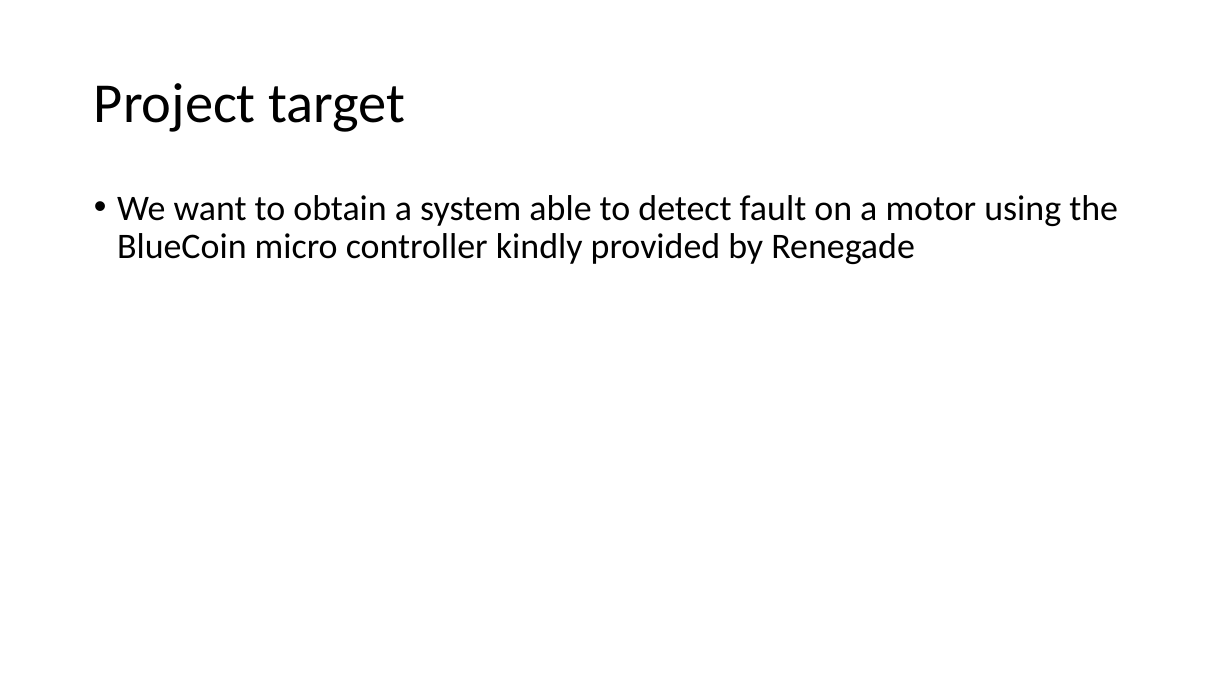
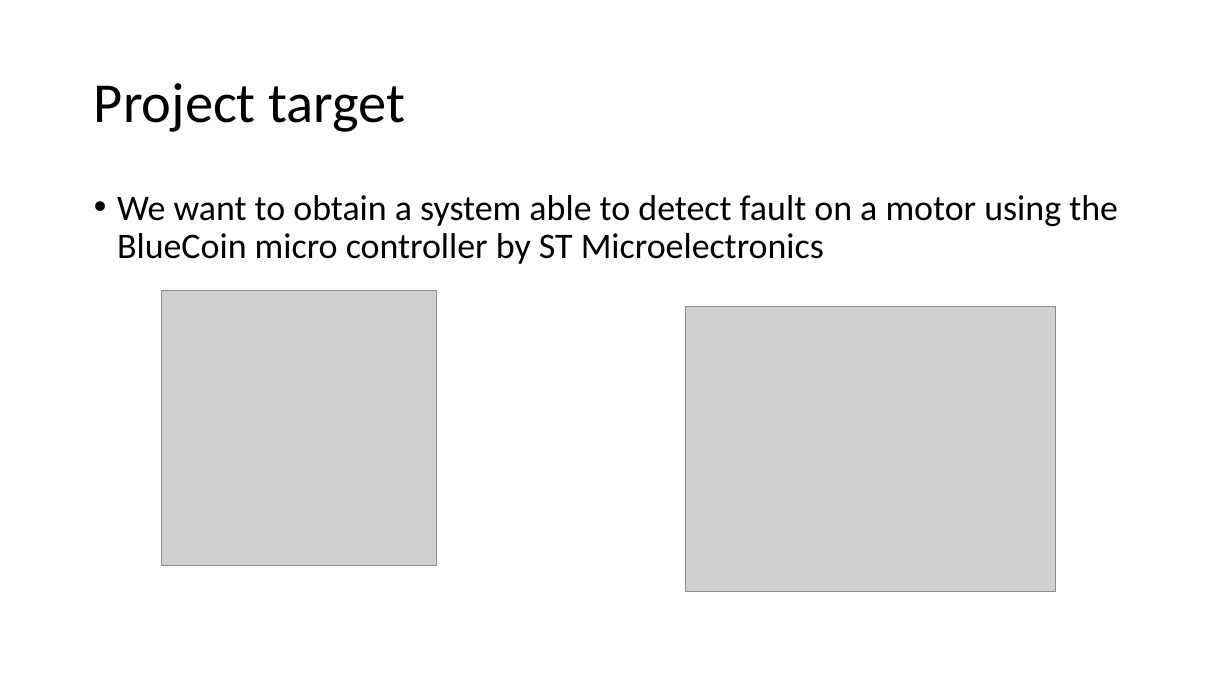
Before and after one commit to urzino/FanMonitoringBlueCoin, a slide deck: slide 2 of Pervasive_presentation_Milestone1_group8.pptx. Drawn at 1232x693 pixels with LibreOffice and Linux fonts; fonts in the diff are those of the drawing; grey boxes stand for pictures. Boxes give left, top, right and bottom in pixels: in the first picture for what was removed or moved away, otherwise in the second. Text is boxed around its words. In the diff, an @@ line names an element or a change of style, - is before the commit and + after.

```diff
--- a/Pervasive_presentation_Milestone1_group8.pptx
+++ b/Pervasive_presentation_Milestone1_group8.pptx
@@ text at box(117, 195, 1118, 264): text changed @@
-• We want to obtain a system able to detect fault on a motor using the BlueCoin micro controller kindly provided by Renegade
+• We want to obtain a system able to detect fault on a motor using the BlueCoin micro controller by ST Microelectronics
@@ picture added at box(161, 290, 436, 566) @@
@@ picture added at box(686, 307, 1056, 592) @@
```
Also in this commit, not shown: 3 other slides changed, 2 slides added.
